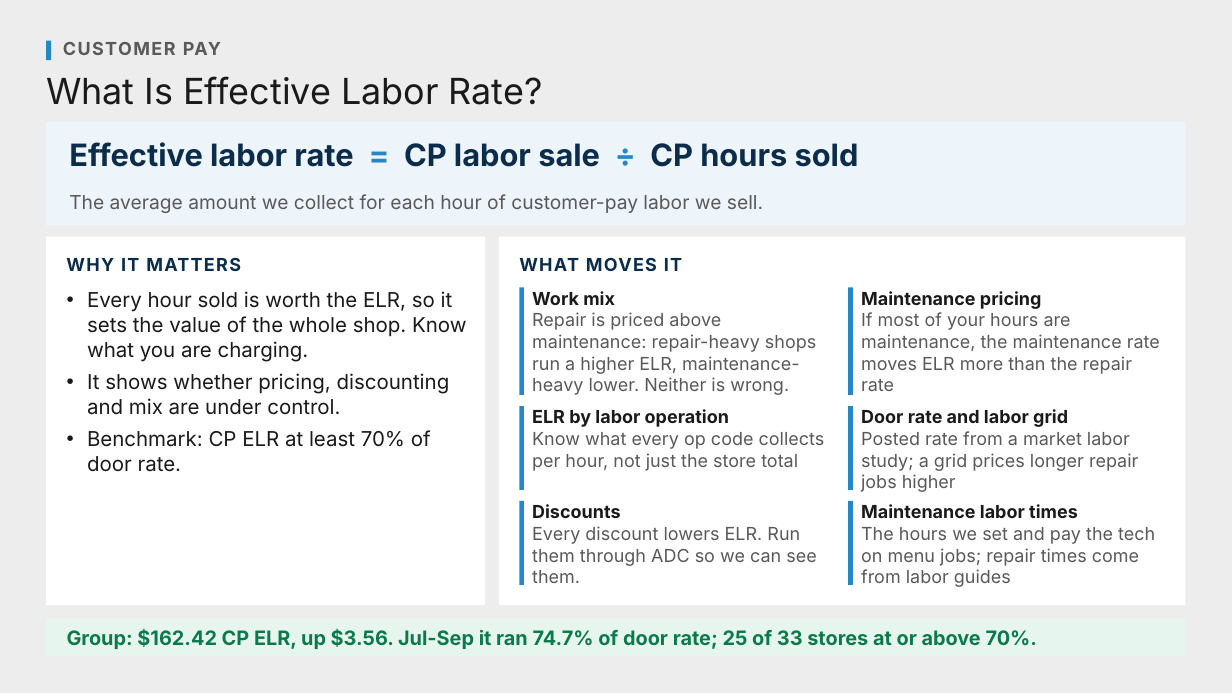
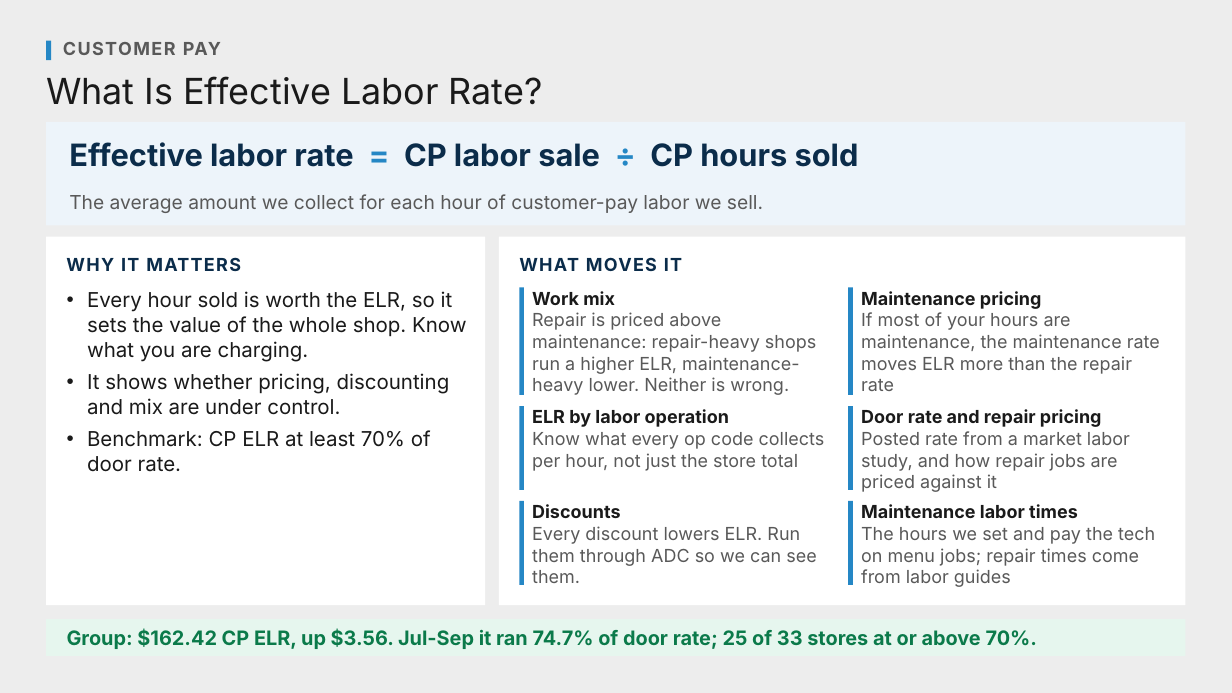
Before and after one commit to Ndresner/Noah, a slide deck: slide 53 of day2-deck/decks/Fixed Ops - Day 2 Example Test Deck.pptx. Drawn at 1232x693 pixels with LibreOffice and Linux fonts; fonts in the diff are those of the drawing. Boxes give left, top, right and bottom in pixels: in the first picture for what was removed or moved away, otherwise in the second. Text is boxed around its words. In the diff, an @@ line names an element or a change of style, - is before the commit and + after.

```diff
--- a/day2-deck/decks/Fixed Ops - Day 2 Example Test Deck.pptx
+++ b/day2-deck/decks/Fixed Ops - Day 2 Example Test Deck.pptx
@@ text at (861, 409, 1130, 492): text changed @@
-Door rate and labor grid
-Posted rate from a market labor study; a grid prices longer repair jobs higher
+Door rate and repair pricing
+Posted rate from a market labor study, and how repair jobs are priced against it
```
Also in this commit, not shown: 7 other slides changed, 1 slide added, 3 slides removed, 10 other files.
